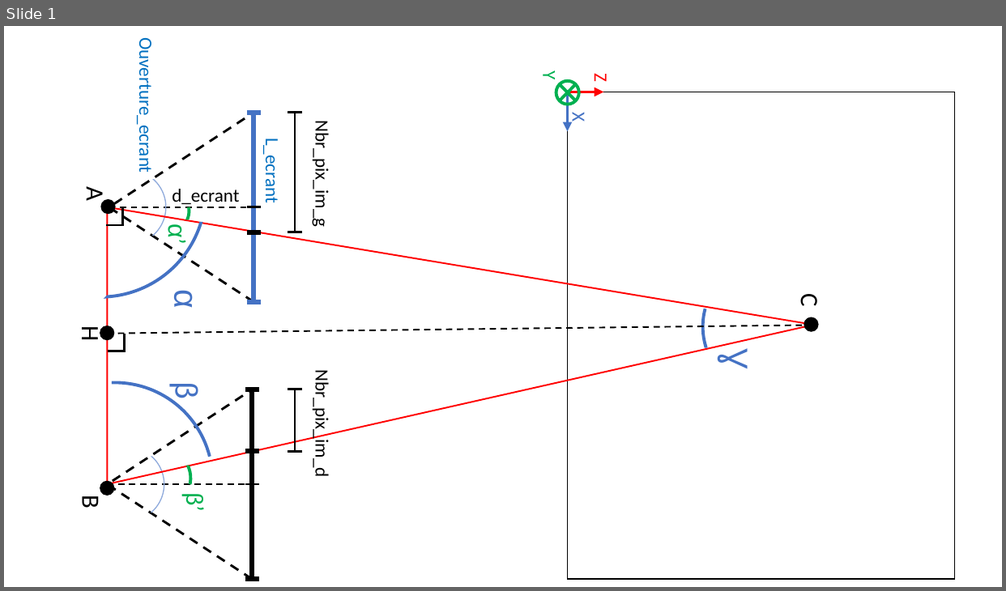
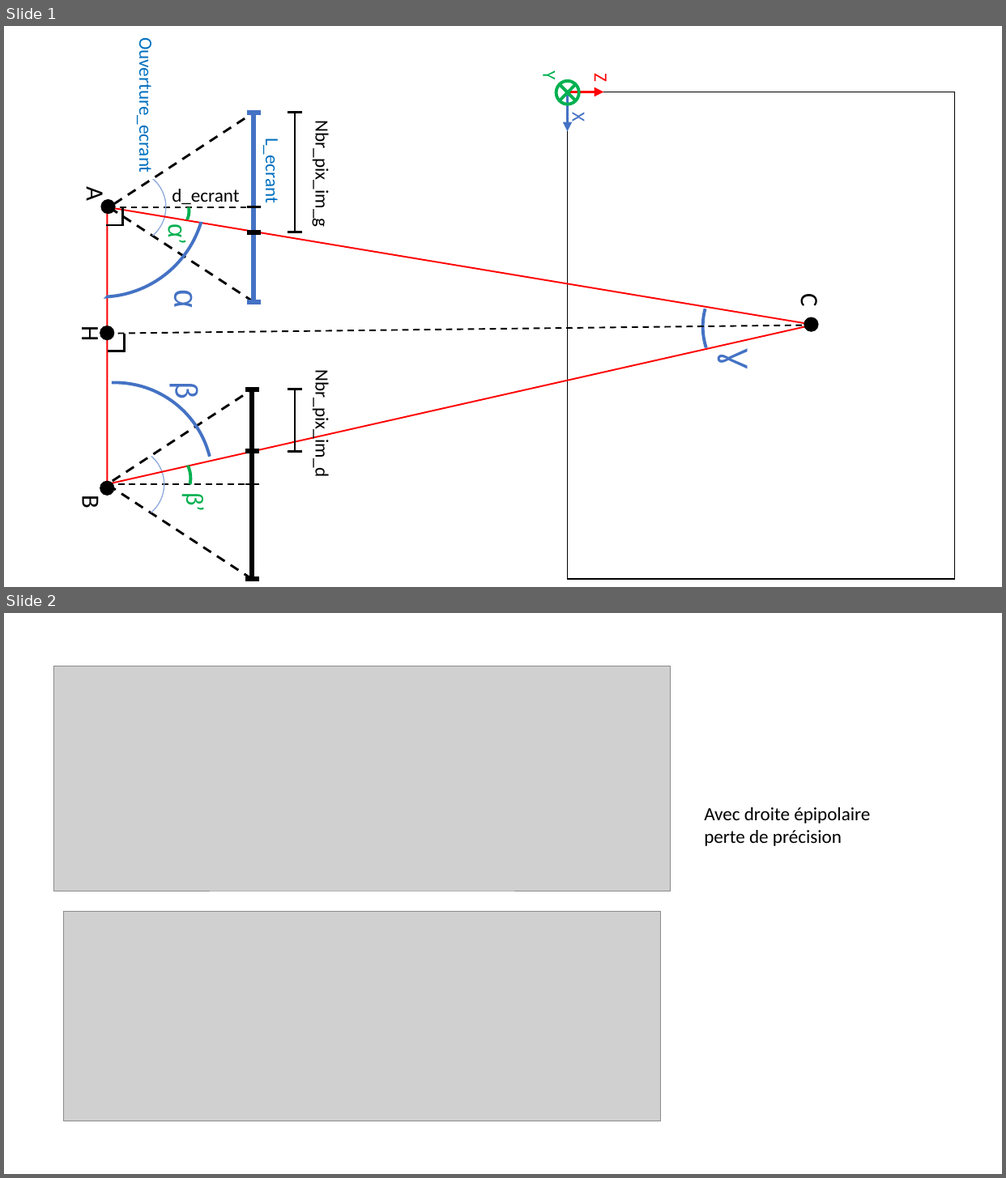
Before and after one commit to LucasISSARD/vision-artificielle, a slide deck: 3D/triangulation.pptx. Shown one above the other, each under a label of ours: slide 1 before the commit, slides 1 and 2 after it. The pictures are 1006x591 and 1006x1178 pixels, drawn with LibreOffice and Linux fonts; fonts in the diff are those of the drawing; grey boxes stand for pictures. Boxes give left, top, right and bottom in pixels: in the first picture for what was removed or moved away, otherwise in the second. Text is boxed around its words. In the diff, an @@ line names an element or a change of style, - is before the commit and + after.

```diff
--- a/3D/triangulation.pptx
+++ b/3D/triangulation.pptx
@@ slide 2 added at <box>4,613,1002,1174</box>, background #FFFFFF @@
@@ picture added at <box>53,666,671,891</box> @@
@@ text added at <box>704,807,870,846</box>, 18 pt, text #000000 @@
+Avec droite épipolaire perte de précision
@@ picture added at <box>64,912,661,1122</box> @@
```
Also in this commit, not shown: 3 other files.
